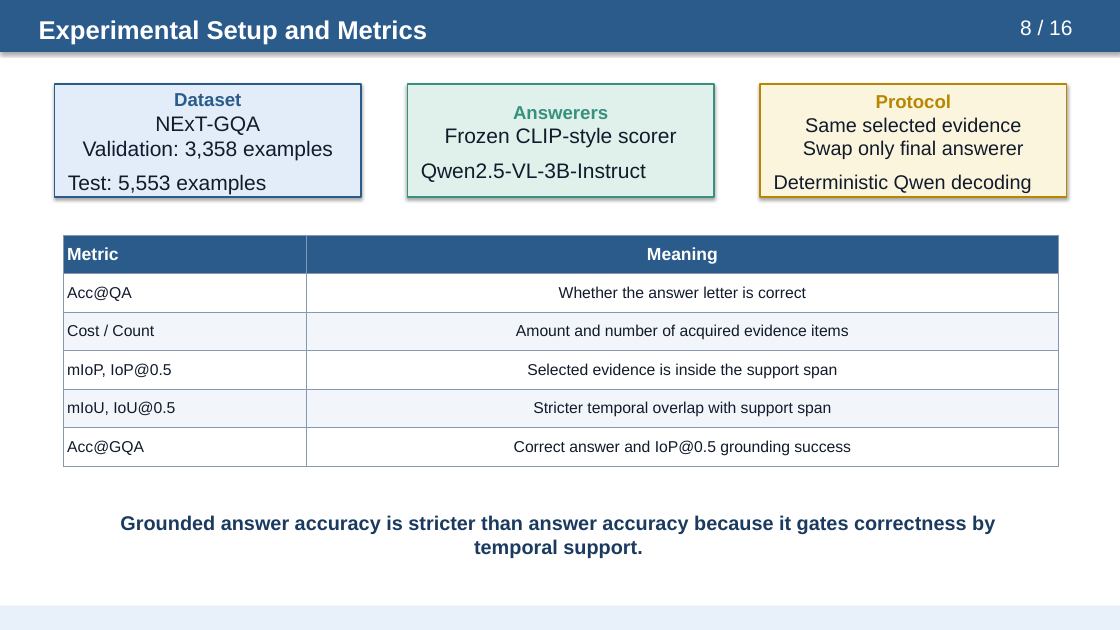
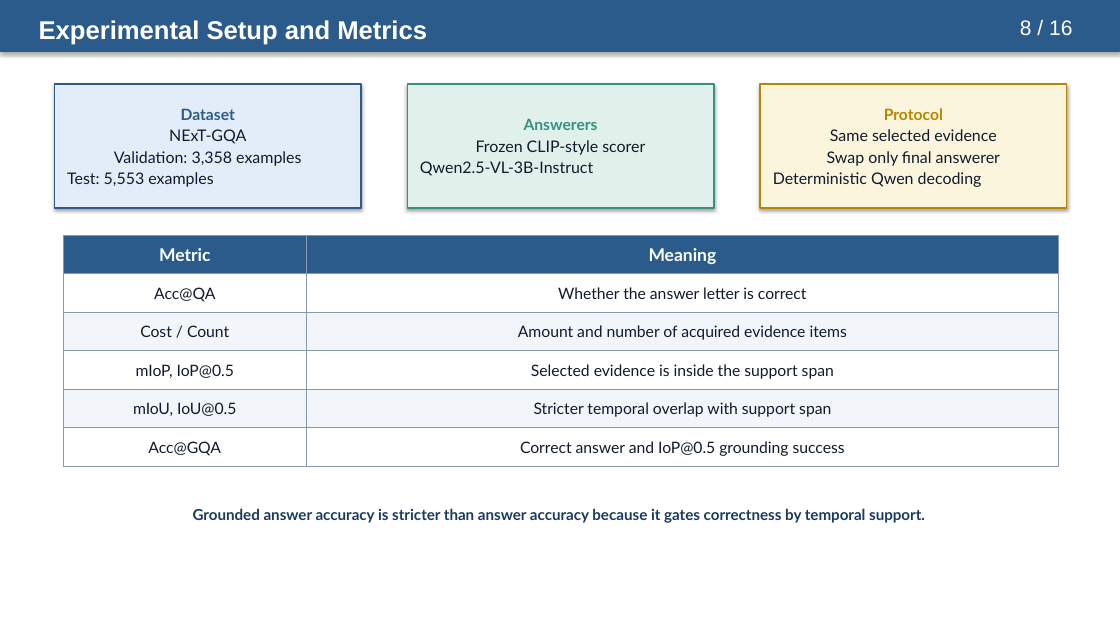
Before and after one commit to riteshthawkar/adaptive-evidence-grounded-videoqa, a slide deck: slide 8 of docs/presentation/adaptive_evidence_acquisition_grounded_videoqa_presentation.pptx. Drawn at 1120x630 pixels with LibreOffice and Linux fonts; fonts in the diff are those of the drawing. Boxes give left, top, right and bottom in pixels: in the first picture for what was removed or moved away, otherwise in the second. Text is boxed around its words. In the diff, an @@ line names an element or a change of style, - is before the commit and + after.

Commit message:
Polish presentation layout and closing slide

```diff
--- a/docs/presentation/adaptive_evidence_acquisition_grounded_videoqa_presentation.pptx
+++ b/docs/presentation/adaptive_evidence_acquisition_grounded_videoqa_presentation.pptx
@@ rectangle "Dataset": place and size @@
-rectangle "Dataset" at bbox=[55, 84, 361, 197]
+rectangle "Dataset" at bbox=[55, 84, 361, 208]
@@ rectangle "Dataset" at bbox=[55, 84, 361, 208]: size 16 to 13.4 pt in "Dataset"; font Arial to Lato; size 18 to 13.7 pt in "NExT-GQA", "Validation: 3,358 examples", "Test: 5,553 examples"; more space between paragraphs; less space between paragraphs @@
@@ rectangle "Answerers": place and size @@
-rectangle "Answerers" at bbox=[408, 84, 714, 197]
+rectangle "Answerers" at bbox=[408, 84, 714, 208]
@@ rectangle "Answerers" at bbox=[408, 84, 714, 208]: size 16 to 13.4 pt in "Answerers"; font Arial to Lato; size 18 to 13.7 pt in "Frozen CLIP-style scorer", "Qwen2.5-VL-3B-Instruct"; more space between paragraphs; less space between paragraphs @@
@@ rectangle "Protocol": place and size @@
-rectangle "Protocol" at bbox=[760, 84, 1067, 197]
+rectangle "Protocol" at bbox=[760, 84, 1067, 208]
@@ rectangle "Protocol" at bbox=[760, 84, 1067, 208]: size 16 to 13.4 pt in "Protocol"; font Arial to Lato; size 17 to 13.7 pt in "Same selected evidence", "Swap only final answerer", "Deterministic Qwen decoding"; more space between paragraphs; less space between paragraphs @@
@@ table at bbox=[63, 235, 1059, 466] @@
@@ font Arial to Lato @@
@@ alignment left to centre @@
@@ text "Grounded answer accuracy is stricter ...": place and size @@
-text "Grounded answer accuracy is stricter ..." at bbox=[120, 515, 995, 558]
+text "Grounded answer accuracy is stricter ..." at bbox=[193, 508, 925, 523]
@@ text "Grounded answer accuracy is stricter ..." at bbox=[193, 508, 925, 523]: size 17 to 13 pt, font Arial to Lato; more space between paragraphs @@
@@ rectangle removed at bbox=[0, 607, 1120, 630] @@
```
Also in this commit, not shown: 15 other slides changed.
